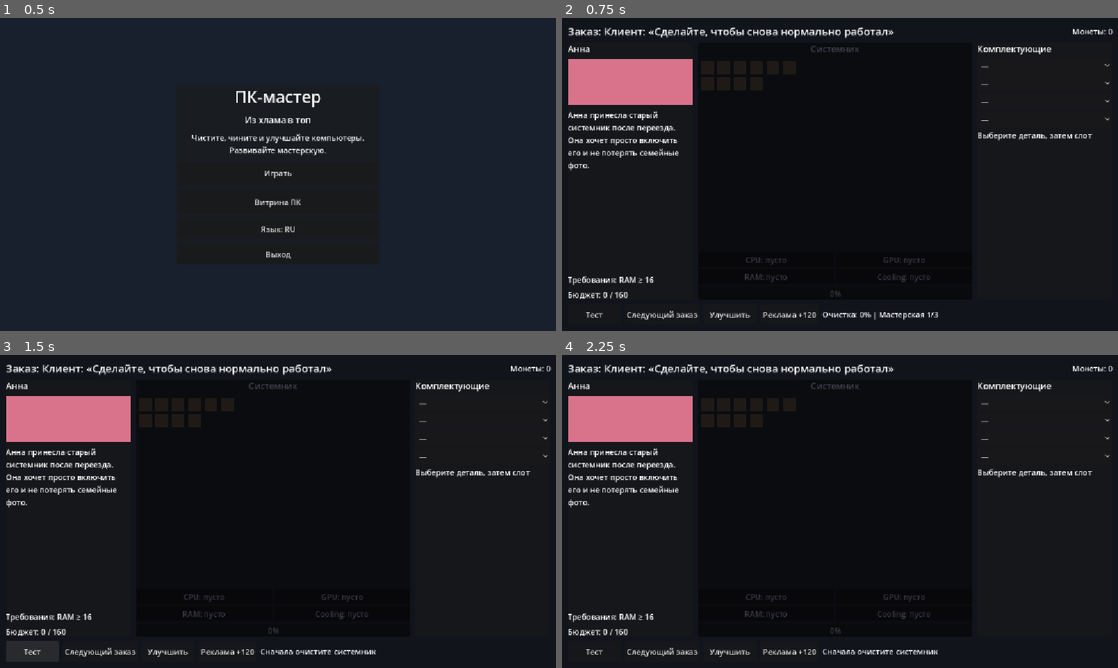
Above: before the commit, frames 1-4 (two rows, left to right).
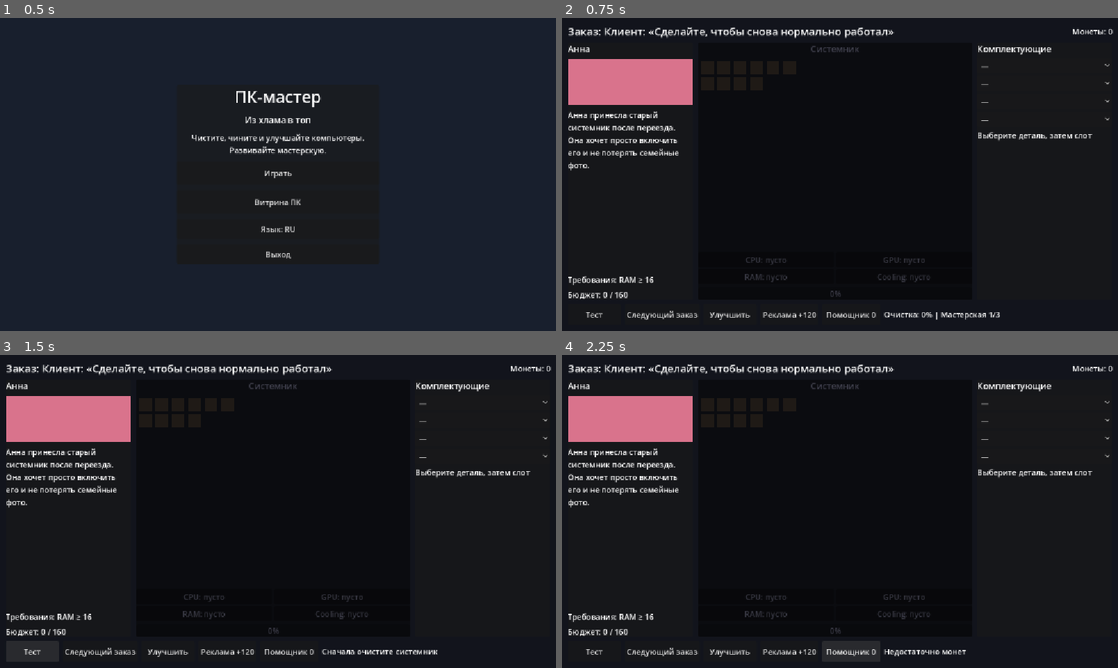
Above: after the commit, the same moments.

Repository: danii1kq/2d-game_PC-master
Game: Godot game, scene res://scenes/boot/boot.tscn
Same seed, same stepped clock (60 frames per second), same inputs: the game is played once before the commit and once after it.
Inputs (mouse positions are in pixels of both pictures, inside the frame that each line leads up to):
- Up to frame 1 (0.5 s): no input
- Up to frame 2 (0.75 s): click "Играть" at 0.5 s
- Up to frame 3 (1.5 s): click "Тест" at 1.25 s
- Up to frame 4 (2.25 s): click (851, 652) at 2 s, where only the run after the commit has a clickable "Помощник 0"

Frame 1 is identical in both runs. In frame 2, 0.4% of the frame differs, in the area x 46-79%, y 94-97%; in frame 3, 0.4%; in frame 4, 0.3%.

Commit message:
Add assistant income, offline save, audio SFX, expanded content

Diff:
--- a/scenes/workshop/workshop.tscn
+++ b/scenes/workshop/workshop.tscn
@@ -1,6 +1,9 @@
 [gd_scene format=3]
 
 [ext_resource type="Script" path="res://scripts/gameplay/workshop.gd" id="1"]
+[ext_resource type="AudioStreamWAV" path="res://assets/audio/click.wav" id="2"]
+[ext_resource type="AudioStreamWAV" path="res://assets/audio/success.wav" id="3"]
+[ext_resource type="AudioStreamWAV" path="res://assets/audio/clean.wav" id="4"]
 
 [node name="Workshop" type="Control"]
 layout_mode = 3
@@ -181,6 +184,24 @@
 text = "Реклама +120"
 custom_minimum_size = Vector2(120, 44)
 
+[node name="AssistantButton" type="Button" parent="RootVBox/Bottom"]
+layout_mode = 2
+text = "Помощник"
+custom_minimum_size = Vector2(120, 44)
+
+[node name="AssistantTimer" type="Timer" parent="."]
+wait_time = 5.0
+autostart = true
+
+[node name="ClickPlayer" type="AudioStreamPlayer" parent="."]
+stream = ExtResource("2")
+
+[node name="SuccessPlayer" type="AudioStreamPlayer" parent="."]
+stream = ExtResource("3")
+
+[node name="CleanPlayer" type="AudioStreamPlayer" parent="."]
+stream = ExtResource("4")
+
 [node name="StatusLabel" type="Label" parent="RootVBox/Bottom"]
 layout_mode = 2
 size_flags_horizontal = 3
--- a/scripts/core/game_state.gd
+++ b/scripts/core/game_state.gd
@@ -9,6 +9,9 @@
 var stage: String = "clean"
 var language: String = "ru"
 var workshop_stage: int = 0
+var assistant_level: int = 0
+var last_save_time: float = 0.0
+var personal_pc_parts: Array = []
 
 func _ready() -> void:
     call_deferred("_load_save")
@@ -21,6 +24,15 @@
     current_order_index = int(data.get("order_index", current_order_index))
     language = str(data.get("language", language))
     workshop_stage = int(data.get("workshop_stage", workshop_stage))
+    assistant_level = int(data.get("assistant_level", assistant_level))
+    personal_pc_parts = data.get("personal_pc_parts", personal_pc_parts)
+    var saved_time := float(data.get("last_save_time", 0.0))
+    if assistant_level > 0 and saved_time > 0.0:
+        var elapsed := Time.get_unix_time_from_system() - saved_time
+        elapsed = clamp(elapsed, 0.0, 7200.0)
+        var income := int(elapsed / 60.0) * (5 * assistant_level)
+        money += income
+    last_save_time = Time.get_unix_time_from_system()
 
 func reset_order(order: Dictionary) -> void:
     current_order = order
--- a/scripts/gameplay/workshop.gd
+++ b/scripts/gameplay/workshop.gd
@@ -22,6 +22,11 @@
 @onready var next_button: Button = $RootVBox/Bottom/NextButton
 @onready var upgrade_button: Button = $RootVBox/Bottom/UpgradeButton
 @onready var ad_button: Button = $RootVBox/Bottom/AdButton
+@onready var assistant_button: Button = $RootVBox/Bottom/AssistantButton
+@onready var assistant_timer: Timer = $AssistantTimer
+@onready var click_player: AudioStreamPlayer = $ClickPlayer
+@onready var success_player: AudioStreamPlayer = $SuccessPlayer
+@onready var clean_player: AudioStreamPlayer = $CleanPlayer
 @onready var status_label: Label = $RootVBox/Bottom/StatusLabel
 @onready var pc_panel: PanelContainer = $RootVBox/Middle/PCPanel
 
@@ -33,6 +38,8 @@
     next_button.pressed.connect(_on_next)
     upgrade_button.pressed.connect(_on_upgrade)
     ad_button.pressed.connect(_on_ad)
+    assistant_button.pressed.connect(_on_assistant)
+    assistant_timer.timeout.connect(_on_assistant_tick)
     cpu_option.item_selected.connect(func(i): _select_component("cpu", i))
     gpu_option.item_selected.connect(func(i): _select_component("gpu", i))
     ram_option.item_selected.connect(func(i): _select_component("ram", i))
@@ -115,6 +122,7 @@
         if spot in _dirt_nodes:
             _dirt_nodes.erase(spot)
             spot.queue_free()
+            clean_player.play()
             GameState.dirt_remaining = max(0, GameState.dirt_remaining - 1)
             var threshold := maxi(1, int(ceil(GameState.dirt_total * 0.05)))
             if GameState.dirt_remaining <= threshold:
@@ -155,6 +163,7 @@
     if GameState.dirt_total > 0:
         dirt_pct = int(100.0 * (GameState.dirt_total - GameState.dirt_remaining) / GameState.dirt_total)
     status_label.text = ("Очистка: %d%% | Мастерская %d/3" % [dirt_pct, GameState.workshop_stage + 1]) if GameState.language == "ru" else ("Cleaning: %d%% | Workshop %d/3" % [dirt_pct, GameState.workshop_stage + 1])
+    assistant_button.text = ("Помощник %d" % GameState.assistant_level) if GameState.language == "ru" else ("Assistant %d" % GameState.assistant_level)
     var stage_colors := [Color(0.25,0.25,0.3), Color(0.3,0.25,0.4), Color(0.25,0.35,0.45)]
     pc_panel.modulate = stage_colors[clamp(GameState.workshop_stage, 0, 2)]
     install_hint.text = "Выберите деталь, затем слот" if GameState.language == "ru" else "Choose a part, then a slot"
@@ -202,6 +211,7 @@
     GameState.money += int(order.get("reward", 0))
     GameState.stage = "done"
     status_label.text = ("Тест пройден! +%d монет" % int(order.get("reward", 0))) if GameState.language == "ru" else ("Test passed! +%d coins" % int(order.get("reward", 0)))
+    success_player.play()
     benchmark_bar.value = 100
     EventService.log_event("order_complete", {"order_id": order.get("id"), "reward": order.get("reward")})
     _save()
@@ -239,10 +249,32 @@
     await AdService.show_rewarded(amount)
     ad_button.disabled = false
 
+func _on_assistant() -> void:
+    var cost := 200 if GameState.assistant_level == 0 else 300
+    if GameState.money < cost:
+        status_label.text = "Недостаточно монет" if GameState.language == "ru" else "Not enough coins"
+        return
+    GameState.money -= cost
+    GameState.assistant_level += 1
+    status_label.text = ("Помощник нанят: уровень %d" % GameState.assistant_level) if GameState.language == "ru" else ("Assistant hired: level %d" % GameState.assistant_level)
+    EventService.log_event("assistant_upgraded", {"level": GameState.assistant_level})
+    _update_ui()
+    _save()
+
+func _on_assistant_tick() -> void:
+    if GameState.assistant_level > 0:
+        GameState.money += 5 * GameState.assistant_level
+        _update_ui()
+        _save()
+
 func _save() -> void:
+    GameState.last_save_time = Time.get_unix_time_from_system()
     SaveService.save_state({
         "money": GameState.money,
         "order_index": GameState.current_order_index,
         "language": GameState.language,
-        "workshop_stage": GameState.workshop_stage
+        "workshop_stage": GameState.workshop_stage,
+        "assistant_level": GameState.assistant_level,
+        "personal_pc_parts": GameState.personal_pc_parts,
+        "last_save_time": GameState.last_save_time
     })
Not shown, added: assets/audio/clean.wav
Not shown, added: assets/audio/click.wav
Not shown, added: assets/audio/success.wav
